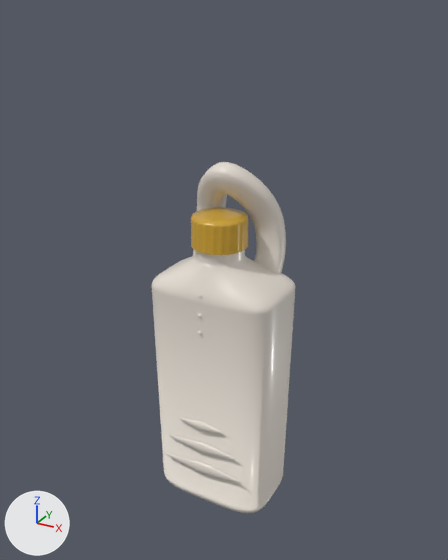
Before and after pictures for a commit that changed the glTF model public/case-study/model/oil-bottle-procedural.glb.
One viewpoint serves both versions: a camera (50 mm lens) standing at (0.192, -0.349, 0.351) and looking at (-0.003, 0.007, 0.173). Lighting does not change. The marker at lower left points along +X, +Y and +Z. The older version comes first. Where no turn or scale is listed for an object, it has been applied to the vertices. Vertices at exactly the same position are counted once.

Names of what the first picture shows: 'Body', 'Cap', 'GripRibs', 'Handle', 'Neck', 'SeamNubs', 'Shoulder'.
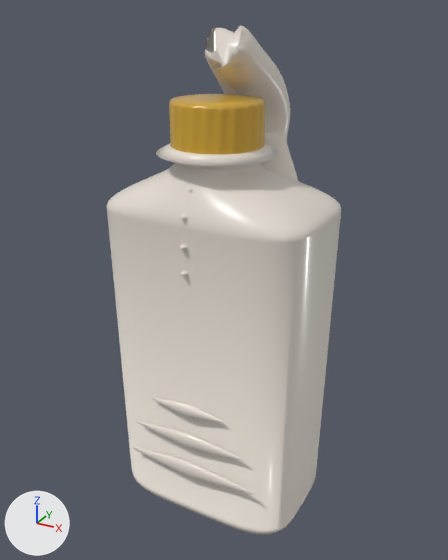
Where the change shows, as pixel boxes (x1, y1, x2, y2) in the pictures (448 x 560 px):
'Body', rescaled (63% wider, 45% taller): before (152, 288, 295, 513); after (107, 209, 341, 535)
'Shoulder', reshaped (63% wider, 33% taller): before (152, 255, 295, 314); after (107, 163, 341, 242)
'Handle', reshaped: before (193, 162, 286, 274); after (205, 25, 299, 182)
'Cap', moved, rescaled (67% wider, 29% taller): before (191, 208, 248, 255); after (169, 94, 265, 155)
'GripRibs', rescaled (58% wider, 47% taller): before (164, 418, 242, 483); after (130, 398, 254, 494)
'Neck', reshaped: before (195, 250, 245, 264); after (156, 143, 278, 169)
'SeamNubs', moved, rescaled: before (198, 277, 205, 334); after (179, 188, 193, 276)
part 5 of me_neck, added: after (156, 143, 278, 169)
part 6 of me_neck, deleted: before (195, 250, 245, 264)

Patch to the scene script:
```diff
--- a/public/case-study/model/oil-bottle-procedural.glb.py
+++ b/public/case-study/model/oil-bottle-procedural.glb.py
@@ me_body @@
 # used by ob_body; location = (0.0, 0.0, 0.0)
-me_body.from_pydata(...)  # 640 vertices, 1150 faces; spans x -0.048..0.048, y -0.032..0.032, z 0.0..0.172
+me_body.from_pydata(...)  # 640 vertices, 1150 faces; spans x -0.073..0.073, y -0.05..0.05, z 0.0..0.229
+# me_body part 1: the whole mesh is scaled about the mesh origin by (1.54, 1.53, 1.33)
 me_body.materials.append(mat_oilbottlebody)
@@ me_cap @@
 # used by ob_cap; location = (0.0, 0.0, 0.0)
-me_cap.from_pydata(...)  # 640 vertices, 1150 faces; spans x -0.0192..0.0192, y -0.0242..0.0142, z 0.204..0.225
+me_cap.from_pydata(...)  # 640 vertices, 1150 faces; spans x -0.0295..0.0295, y -0.0372..0.0219, z 0.272..0.3
+# me_cap part 2: the whole mesh is scaled about its middle by (1.54, 1.54, 1.33), then moved by (0.0, -0.0027, 0.0715)
 me_cap.materials.append(mat_oilbottlecap)
@@ me_gripribs @@
 # used by ob_gripribs; location = (0.0, 0.0, 0.0)
-me_gripribs.from_pydata(...)  # 546 vertices, 1080 faces; spans x -0.034..0.034, y -0.0353..-0.0313, z 0.0314..0.0776
+me_gripribs.from_pydata(...)  # 546 vertices, 1080 faces; spans x -0.0524..0.0524, y -0.0541..-0.0479, z 0.0419..0.1035
+# me_gripribs part 3: the whole mesh is scaled about its middle by (1.54, 1.53, 1.33), then moved by (0.0, -0.0177, 0.0182)
 me_gripribs.materials.append(mat_oilbottlebody)
@@ me_handle @@
 # used by ob_handle; location = (0.0, 0.0, 0.0)
-me_handle.from_pydata(...)  # 1344 vertices, 2684 faces; spans x -0.0351..0.0351, y -0.0047..0.0321, z 0.1528..0.2583
+me_handle.from_pydata(...)  # 1344 vertices, 2684 faces; spans x -0.0512..0.0519, y -0.0039..0.069, z 0.2084..0.3409
+# me_handle part 4: 1344 of 1344 vertices moved; they spanned x -0.0351..0.0351, y -0.0047..0.0321, z 0.1528..0.2583 and now span x -0.0512..0.0519, y -0.0039..0.069, z 0.2084..0.3409; mean shift (0.0, 0.0188, 0.0704)
 me_handle.materials.append(mat_oilbottlebody)
@@ me_neck @@
 # used by ob_neck; location = (0.0, 0.0, 0.0)
-me_neck.from_pydata(...)  # 256 vertices, 256 faces; spans x -0.017..0.017, y -0.022..0.012, z 0.197..0.204
+me_neck.from_pydata(...)  # 384 vertices, 512 faces; spans x -0.0384..0.0384, y -0.0461..0.0308, z 0.2627..0.272
+# me_neck part 5: 384 vertices added at x -0.0384..0.0384, y -0.0461..0.0308, z 0.2627..0.272
+# me_neck part 6: 256 vertices removed from x -0.017..0.017, y -0.022..0.012, z 0.197..0.204
 me_neck.materials.append(mat_oilbottlebody)
@@ me_seamnubs @@
 # used by ob_seamnubs; location = (0.0, 0.0, 0.0)
-me_seamnubs.from_pydata(...)  # 208 vertices, 400 faces; spans x -0.0015..0.0015, y -0.0346..-0.0205, z 0.149..0.189
+me_seamnubs.from_pydata(...)  # 208 vertices, 400 faces; spans x -0.0023..0.0023, y -0.0536..-0.032, z 0.1987..0.252
+# me_seamnubs part 7: the whole mesh is scaled about its middle by (1.54, 1.52, 1.33), then moved by (0.0, -0.0153, 0.0563)
 me_seamnubs.materials.append(mat_oilbottlebody)
@@ me_shoulder @@
 # used by ob_shoulder; location = (0.0, 0.0, 0.0)
-me_shoulder.from_pydata(...)  # 2944 vertices, 5632 faces; spans x -0.0476..0.0476, y -0.0324..0.0324, z 0.172..0.197
+me_shoulder.from_pydata(...)  # 2944 vertices, 5632 faces; spans x -0.0734..0.0734, y -0.0496..0.0496, z 0.2293..0.2627
+# me_shoulder part 8: the whole mesh is multiplied about the mesh origin by the matrix ((1.542, 0.0, 0.0), (0.0, 1.533, 0.0), (0.0, 0.0, 1.333))
 me_shoulder.materials.append(mat_oilbottlebody)
```
